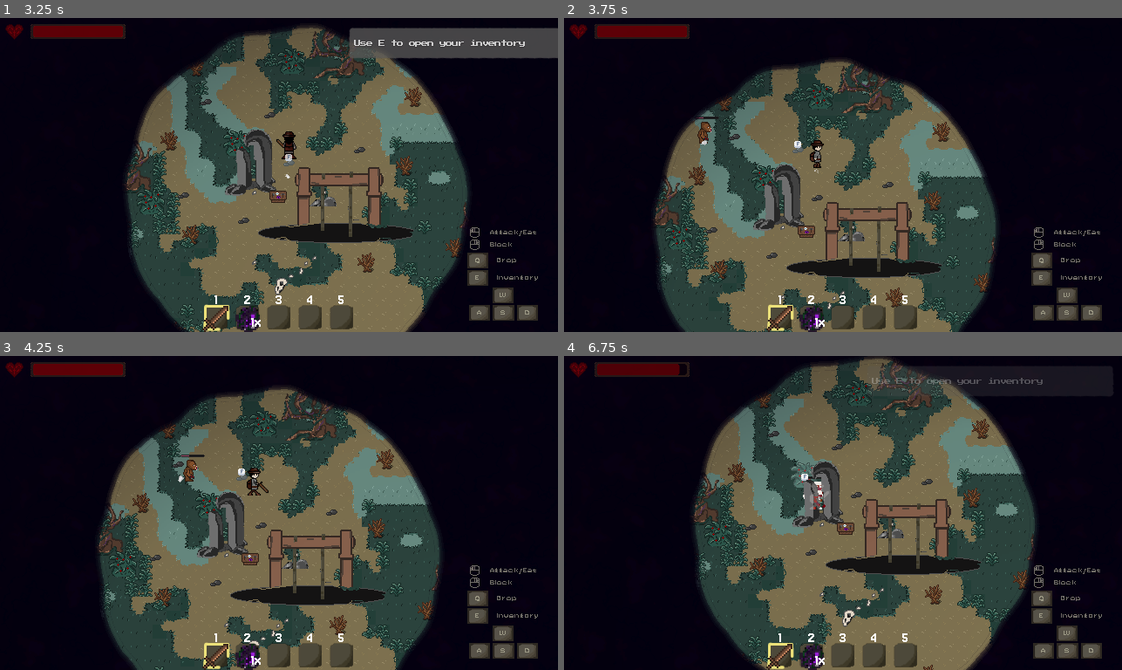
Above: before the commit, frames 1-4 (two rows, left to right).
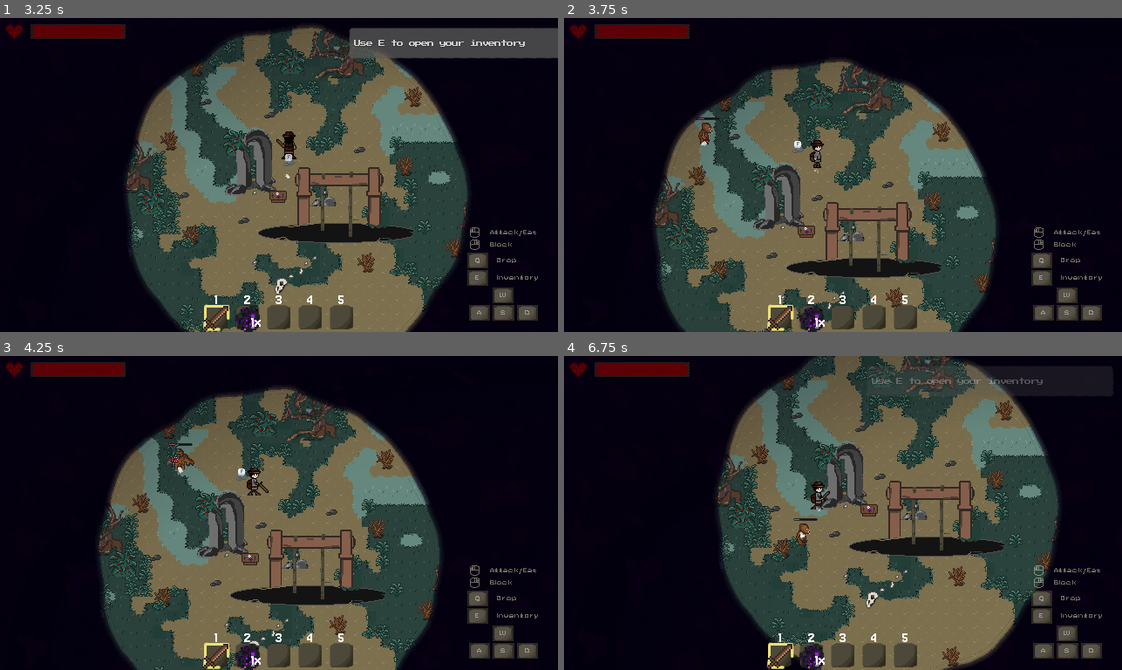
Above: after the commit, the same moments.

Repository: TimoRoggel/EverDark
Game: Godot game, scene res://UI/Main menu/main_menu.tscn
Same seed, same stepped clock (60 frames per second), same inputs: the game is played once before the commit and once after it. The engine's default icon, where the game draws it, is replaced by a stand-in: a white triangle on a blue panel in a dark square. Sound files missing from this copy of the repository are replaced by a short silence.
Inputs (mouse positions are in pixels of both pictures, inside the frame that each line leads up to):
- Up to frame 1 (3.25 s): click "Start a new game" at 0.5 s; click "Start a new game" at 1.25 s; click "OK" at 2 s; tap Enter (ui_accept) at 2.75, 3.02 s; move the mouse to (251, 237) at 2.77 s; press the mouse at (251, 237) at 2.78 s; hold W (up) from 2.78 s (still down); tap Shift (dash) at 3.05 s
- Up to frame 2 (3.75 s): release W (up) at 3.5 s; release the mouse at (815, 237) at 3.5 s; drag from (1010, 222) to (904, 247) at 3.52 s
- Up to frame 3 (4.25 s): no input
- Up to frame 4 (6.75 s): move the mouse to (675, 465) at 4.27 s; press the mouse at (675, 465) at 4.28 s; hold A (left) 4.28-5 s; tap R (eat) at 4.35, 6.05 s; release the mouse at (675, 465) at 5 s; drag from (870, 513) to (960, 607) at 5.02 s; move the mouse to (759, 434) at 5.77 s; hold S (down) 5.78-6.5 s; hold Right mouse button (block) 5.78-6.5 s; tap Enter (ui_accept) at 6.02 s; drag from (965, 497) to (803, 597) at 6.52 s

Frame 1 is identical in both runs. In frame 2, 0.1% of the frame differs, in the area x 23-28%, y 31-41%; in frame 3, 0.3%; in frame 4, 34%, in the area x 20-89%, y 0-100%.

Commit message:
small enemy more interesting  to fight.
added skirmisher mode and dash side step. the skirmisher mode is that it does hit and run(can be adjusted with retreat T(timer) it is at 0.35
it orbit around the player to attack and does side step and hit and run now. f the enemy are wandering too much or too far you can adjust the hard leash to 4.0 or 3.0.
for the 2 modes i added it can be turned off and on in the inspector

Diff:
--- a/scenes/characters/sfm_enemy.tscn
+++ b/scenes/characters/sfm_enemy.tscn
@@ -386,6 +386,9 @@
 charge_time = 0.1
 min_distance_to_target = 4.0
 attack_distance = 64.0
+predictive_attacking = true
+skirmisher_mode = true
+dash_sidestep_enabled = true
 target_sprite = NodePath("sprite")
 metadata/_custom_type_script = "uid://bhkah5ac48rty"
 
--- a/scripts/characters/enemy/enemy_controller.gd
+++ b/scripts/characters/enemy/enemy_controller.gd
@@ -7,6 +7,20 @@
 @export var hard_leash_multiplier: float = 5.0
 @export var predictive_attacking: bool = false
 
+@export var skirmisher_mode: bool = false
+@export var orbit_start_distance: float = 120.0
+@export var preferred_orbit_distance: float = 80.0
+@export var orbit_strength: float = 1.0
+@export var orbit_switch_interval: float = 1.2
+@export var post_attack_retreat_time: float = 0.35
+
+@export var dash_sidestep_enabled: bool = false
+@export var dash_sidestep_chance: float = 0.35
+@export var dash_sidestep_cooldown: float = 2.0
+@export var dash_sidestep_duration: float = 0.12
+@export var dash_sidestep_min_distance: float = 40.0
+@export var dash_sidestep_max_distance: float = 150.0
+@export var dash_prefer_when_can_attack: bool = true
 var target: TargetComponent = null
 var attack: SpawnAttackComponent = null
 var movement: MoveComponent = null
@@ -16,6 +30,14 @@
 var charging: bool = false
 var returning_home: bool = false
 var spawn_origin: Vector2 = Vector2.ZERO
+
+var _orbit_dir: int = 1
+var _orbit_switch_timer: float = 0.0
+var _retreat_timer: float = 0.0
+
+var _dash_timer: float = 0.0
+var _dash_cooldown_timer: float = 0.0
+var _dash_dir: Vector2 = Vector2.ZERO
 
 func _get_property_list() -> Array:
 	var properties: Array = []
@@ -27,16 +49,34 @@
 	attack = get_component(SpawnAttackComponent)
 	movement = get_component(MoveComponent)
 	health = get_component(HealthComponent)
-	health.damage_taken.connect(on_damage_taken)
 	animation = get_component(AnimationComponent)
-	GameManager.ending.connect(func() -> void: health.current_health = 0.0)
+
+	if health:
+		health.damage_taken.connect(on_damage_taken)
+
+	if Engine.has_singleton("GameManager") and GameManager:
+		GameManager.ending.connect(func() -> void:
+			if health:
+				health.current_health = 0.0
+		)
+
 	if has_method("get"):
 		if get("spawn_origin") != null:
 			spawn_origin = get("spawn_origin")
 
+	randomize()
+	_orbit_dir = (randi() % 2) * 2 - 1
+
 func _custom_process(delta: float) -> void:
-	if !health.alive:
-		return
+	if !health or !health.alive:
+		return
+	if !movement or !target:
+		return
+
+	_orbit_switch_timer = maxf(0.0, _orbit_switch_timer - delta)
+	_retreat_timer = maxf(0.0, _retreat_timer - delta)
+	_dash_timer = maxf(0.0, _dash_timer - delta)
+	_dash_cooldown_timer = maxf(0.0, _dash_cooldown_timer - delta)
 
 	var current_target: CharacterController = get_target()
 	var has_target: bool = current_target != null and is_instance_valid(current_target) and !current_target.is_queued_for_deletion()
@@ -55,12 +95,9 @@
 			if d > max_wander_distance:
 				returning_home = true
 			if returning_home:
-				var dir: Vector2 = (spawn_origin - global_position).normalized()
-				movement.desired_movement = dir
-				if animation:
-					animation.direction = dir
-					animation.should_flip = animation.direction.x < 0.0
-					animation.attacking = false
+				var dir_home: Vector2 = (spawn_origin - global_position).normalized()
+				movement.desired_movement = dir_home
+				_apply_animation(dir_home, false)
 				if d < max_wander_distance * 0.4:
 					returning_home = false
 				super(delta)
@@ -68,48 +105,130 @@
 		else:
 			returning_home = false
 
+	if !has_target:
+		movement.desired_movement = Vector2.ZERO
+		_apply_animation(Vector2.ZERO, charging)
+		super(delta)
+		return
+
 	var angle_to_target: float = 0.0
-	var distance: float = INF
-	if has_target:
-		var intercept_angle: float = prediction_angle()
-		if intercept_angle != 0.0 and predictive_attacking:
-			angle_to_target = intercept_angle
-		else:
-			angle_to_target = global_position.angle_to_point(current_target.global_position)
-		distance = distance_to_target()
-
-		if !charging:
-			attack.attack_angle = angle_to_target
-			movement.desired_movement = target.get_target_direction()
-		else:
-			movement.desired_movement = Vector2.ZERO
-
-		if !charging and attack.can_attack() and distance <= attack_distance:
-			charging = true
-			await get_tree().create_timer(charge_time).timeout
-			if !is_instance_valid(self) or !health.alive:
-				return
-			attack.attack()
-			charging = false
-
+	var distance: float = distance_to_target()
+
+	var intercept_angle: float = prediction_angle()
+	if intercept_angle != 0.0 and predictive_attacking:
+		angle_to_target = intercept_angle
+	else:
+		angle_to_target = global_position.angle_to_point(current_target.global_position)
+
+	if charging:
+		movement.desired_movement = Vector2.ZERO
+	else:
+		var desired: Vector2 = target.get_target_direction()
+
+		if skirmisher_mode:
+			desired = _compute_skirmisher_movement(current_target, distance)
+
+		if dash_sidestep_enabled and _dash_timer > 0.0 and _dash_dir != Vector2.ZERO:
+			desired = _dash_dir
+
+		movement.desired_movement = desired
+
+	if attack and !charging and attack.can_attack() and distance <= attack_distance:
+		charging = true
+		attack.attack_angle = angle_to_target
+
+		await get_tree().create_timer(charge_time).timeout
+		if !is_instance_valid(self) or !health.alive:
+			return
+
+		attack.attack_angle = angle_to_target
+		attack.attack()
+
+		charging = false
+
+		if skirmisher_mode and post_attack_retreat_time > 0.0:
+			_retreat_timer = post_attack_retreat_time
+
+	if !skirmisher_mode:
 		if distance <= min_distance_to_target:
 			movement.desired_movement = Vector2.ZERO
 			if distance <= min_distance_to_target * 0.5:
 				movement.desired_movement = -Vector2.from_angle(angle_to_target)
-	else:
+
+	var anim_dir: Vector2 = Vector2.from_angle(angle_to_target) if movement.desired_movement.is_zero_approx() else movement.desired_movement
+	_apply_animation(anim_dir, charging)
+
+	if animation and animation.animated_sprite and animation.animated_sprite.animation.begins_with(animation.ANIMS[2]):
 		movement.desired_movement = Vector2.ZERO
 
-	if animation:
-		animation.direction = Vector2.from_angle(angle_to_target) if movement.desired_movement.is_zero_approx() else movement.desired_movement
-		animation.should_flip = animation.direction.x < 0.0
-		animation.attacking = charging
-		if animation.animated_sprite.animation.begins_with(animation.ANIMS[2]):
-			movement.desired_movement = Vector2.ZERO
-
 	super(delta)
 
+func _compute_skirmisher_movement(t: CharacterController, distance: float) -> Vector2:
+	var to_target: Vector2 = (t.global_position - global_position)
+	var dir_to: Vector2 = to_target.normalized()
+	if dir_to == Vector2.ZERO:
+		return Vector2.ZERO
+
+	if _orbit_switch_timer <= 0.0:
+		if randf() < 0.25:
+			_orbit_dir *= -1
+		_orbit_switch_timer = orbit_switch_interval
+
+	if _retreat_timer > 0.0:
+		return -dir_to
+
+	if distance > orbit_start_distance:
+		return dir_to
+
+	var tangent: Vector2 = dir_to.rotated(PI * 0.5) * float(_orbit_dir)
+
+	var correction: Vector2 = Vector2.ZERO
+	if preferred_orbit_distance > 0.0:
+		var error: float = distance - preferred_orbit_distance
+		correction = dir_to * clampf(error / maxf(preferred_orbit_distance, 1.0), -1.0, 1.0)
+
+	var move: Vector2 = tangent * orbit_strength + correction
+
+	_try_start_dash(dir_to, tangent, distance)
+
+	return move.normalized()
+
+func _try_start_dash(dir_to: Vector2, tangent: Vector2, distance: float) -> void:
+	if !dash_sidestep_enabled:
+		return
+	if charging:
+		return
+	if _dash_timer > 0.0:
+		return
+	if _dash_cooldown_timer > 0.0:
+		return
+	if distance < dash_sidestep_min_distance or distance > dash_sidestep_max_distance:
+		return
+
+	var chance := dash_sidestep_chance
+	if dash_prefer_when_can_attack and attack and distance <= attack_distance * 1.2:
+		chance = minf(0.9, chance + 0.25)
+
+	if randf() > chance:
+		return
+
+	var dash_dir := tangent
+	if randf() < 0.15:
+		dash_dir = -dash_dir
+
+	_dash_dir = dash_dir.normalized()
+	_dash_timer = dash_sidestep_duration
+	_dash_cooldown_timer = dash_sidestep_cooldown
+
+func _apply_animation(dir: Vector2, is_attacking: bool) -> void:
+	if !animation:
+		return
+	animation.direction = dir
+	animation.should_flip = animation.direction.x < 0.0
+	animation.attacking = is_attacking
+
 func get_target() -> CharacterController:
-	return target.target
+	return target.target if target else null
 
 func on_damage_taken(from: AttackController) -> void:
 	if !target or target.is_queued_for_deletion():
@@ -136,7 +255,13 @@
 	return global_position.angle_to_point(possible_intercept)
 
 func calc_intercept(t: CharacterController) -> Vector2:
+	if !attack or !attack.attack_type:
+		return Vector2.ZERO
+
 	var speed: float = attack.attack_type.speed
+	if speed <= 0.0:
+		return Vector2.ZERO
+
 	var target_speed: Vector2 = t.get_real_velocity()
 	var target_position: Vector2 = t.global_position + target_speed
 	var dist_x: float = target_position.x - global_position.x
